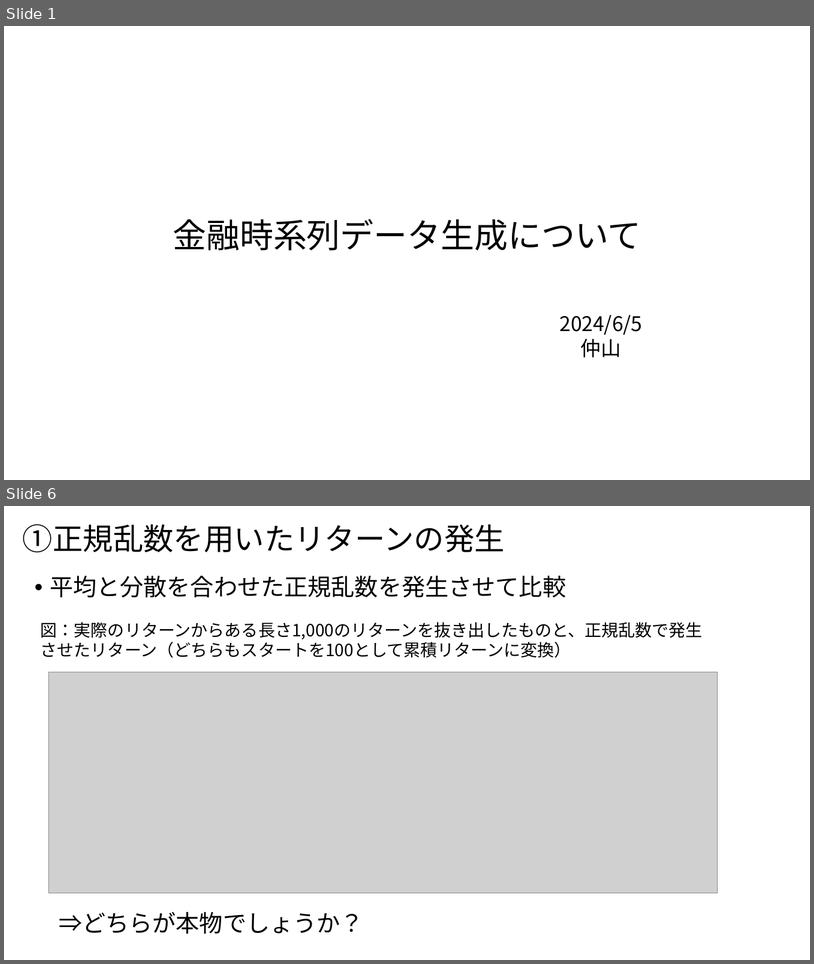
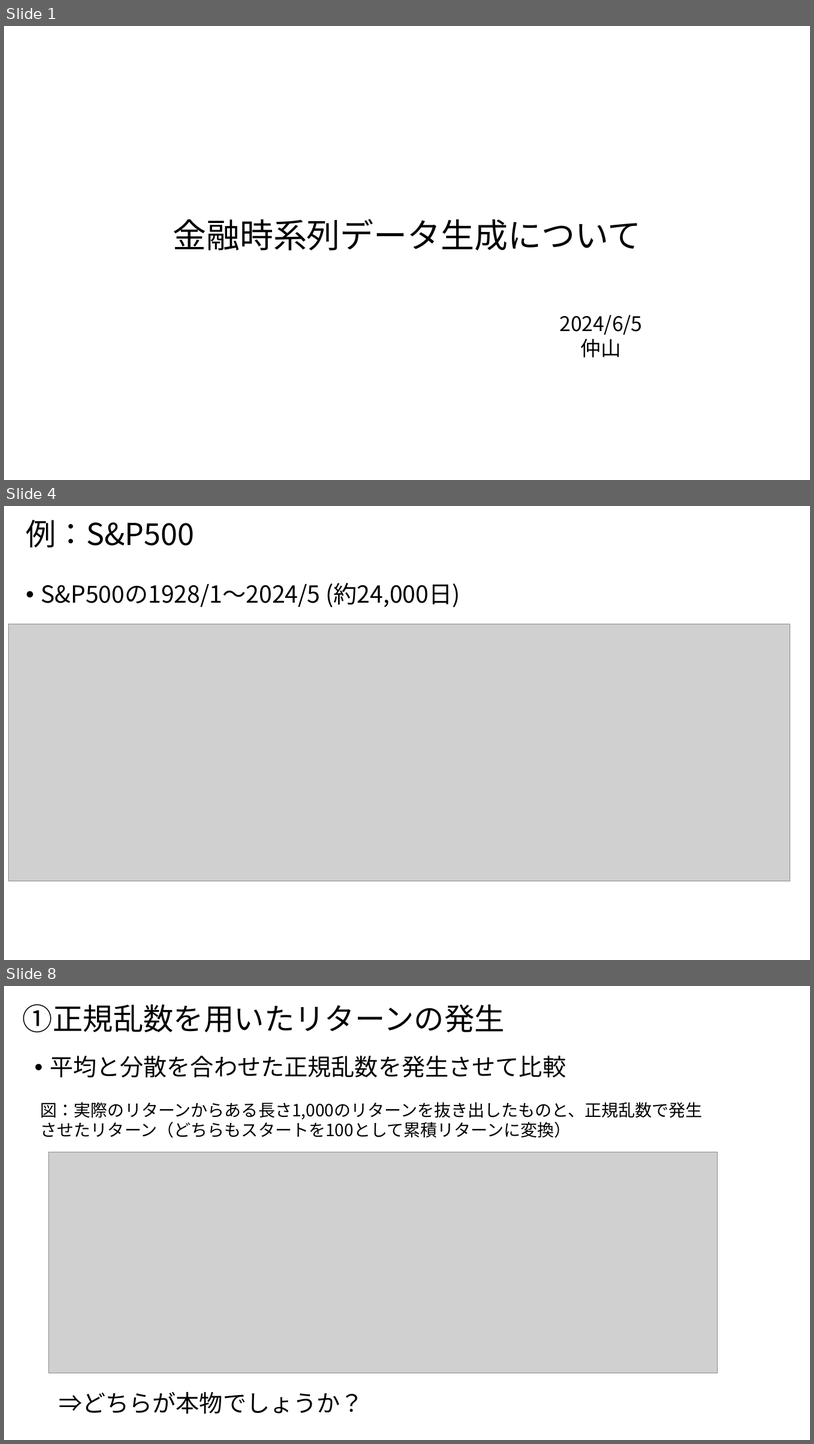
Before and after one commit to nakayasu720/report, a slide deck: 時系列データの生成.pptx. Shown one above the other, each under a label of ours: slides 1 and 6 before the commit, slides 1, 4 and 8 after it; the slides between them are not shown. The pictures are 814x964 and 814x1444 pixels, drawn with LibreOffice and Linux fonts; fonts in the diff are those of the drawing; grey boxes stand for pictures. Boxes give left, top, right and bottom in pixels: in the first picture for what was removed or moved away, otherwise in the second. Text is boxed around its words. In the diff, an @@ line names an element or a change of style, - is before the commit and + after.

```diff
--- a/時系列データの生成.pptx
+++ b/時系列データの生成.pptx
@@ slide 4 added at bbox=[4, 506, 810, 960], background #FFFFFF @@
@@ title added at bbox=[26, 520, 194, 547], 36 pt, text #000000 @@
+例：S&P500
@@ text added at bbox=[41, 583, 460, 607], 28 pt, text #000000 @@
+• S&P500の1928/1～2024/5 (約24,000日)
@@ picture added at bbox=[9, 624, 791, 880] @@
@@ what was slide 6 is now slide 8 @@
```
Also in this commit, not shown: 18 slides changed, 4 other slides added, 3 slides removed.
